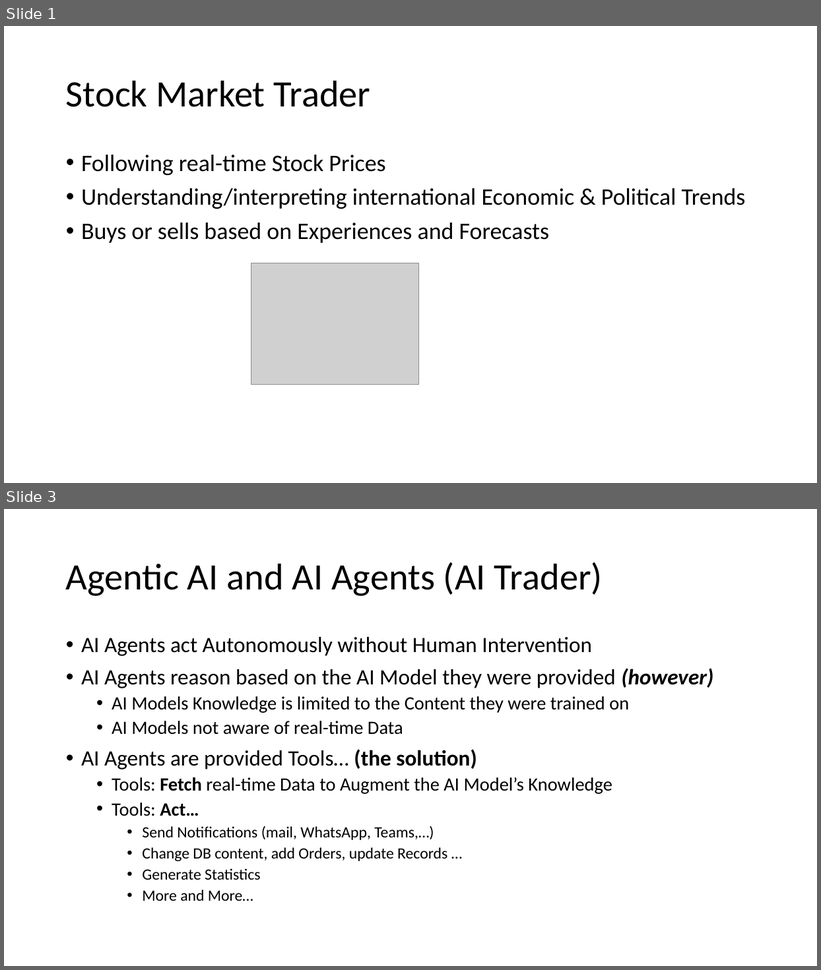
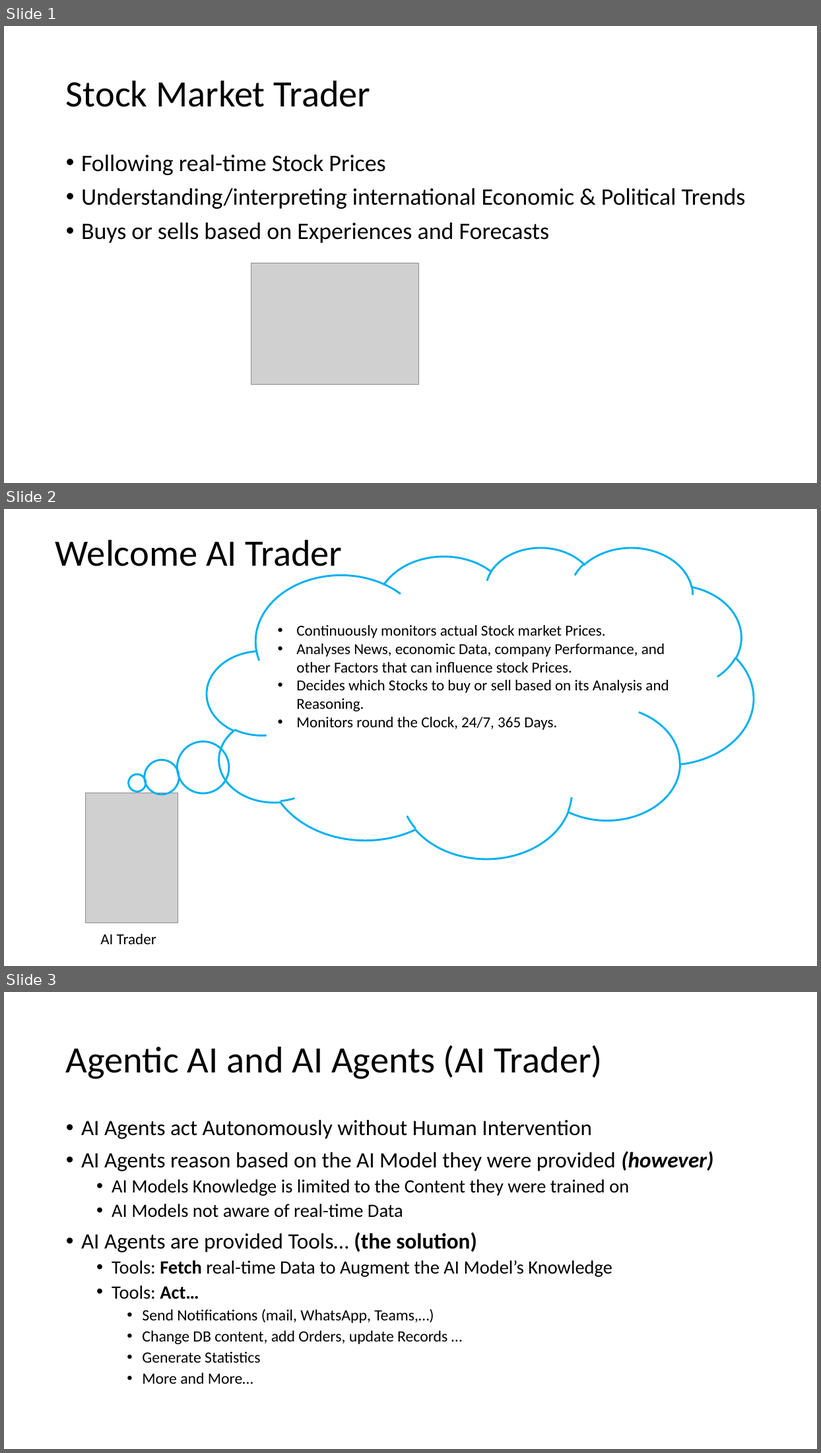
Before and after one commit to agilesolutions/agilesolutions.github.io, a slide deck: ppt/ai-trader.pptx. Shown one above the other, each under a label of ours: slides 1 and 3 before the commit, slides 1, 2 and 3 after it; the slides between them are not shown. The pictures are 821x970 and 821x1453 pixels, drawn with LibreOffice and Linux fonts; fonts in the diff are those of the drawing; grey boxes stand for pictures. Boxes give left, top, right and bottom in pixels: in the first picture for what was removed or moved away, otherwise in the second. Text is boxed around its words. In the diff, an @@ line names an element or a change of style, - is before the commit and + after.

Commit message:
AI trader

```diff
--- a/ppt/ai-trader.pptx
+++ b/ppt/ai-trader.pptx
@@ slide 2 added at (x1=4, y1=509, x2=817, y2=966), background #FFFFFF @@
@@ title added at (x1=55, y1=539, x2=343, y2=575), 44 pt, text #000000 @@
+Welcome AI Trader
@@ thought cloud added at (x1=207, y1=547, x2=754, y2=859), outline #00B0F0 2.25 pt @@
@@ text added at (x1=296, y1=625, x2=669, y2=730), 18 pt, text #000000 @@
+• Continuously monitors actual Stock market Prices.
+• Analyses News, economic Data, company Performance, and other Factors that can influence stock Prices.
+• Decides which Stocks to buy or sell based on its Analysis and Reasoning.
+• Monitors round the Clock, 24/7, 365 Days.
@@ picture added at (x1=86, y1=793, x2=178, y2=923) @@
@@ text added at (x1=100, y1=934, x2=156, y2=945), 18 pt, text #000000 @@
+AI Trader
```
Also in this commit, not shown: 1 slide removed.
